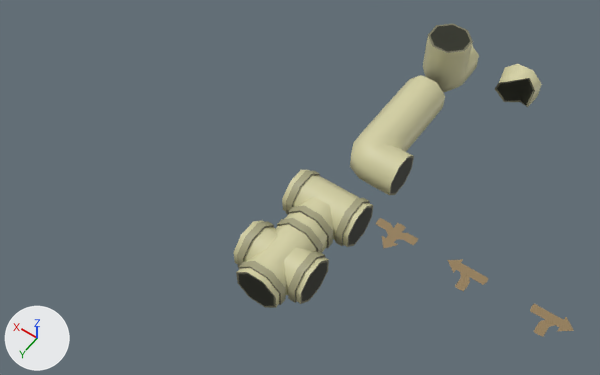
The FBX model Assets/Art/Models/Structures/Pipes/DisposalPipes.fbx as it was, and as the next commit left it.
Before and after are seen from a camera (50 mm lens) standing at (-3.41, 6.38, 7.86) and looking at (0.59, 0.77, -0.95). Lighting does not change. The marker at lower left points along +X, +Y and +Z. Where no turn or scale is listed for an object, it has been applied to the vertices.

In view in the first picture: 'DisposalPipeBroken', 'DisposalPipeI', 'DisposalPipeL', 'DisposalPipeT', 'DisposalPipeTArrowEast', 'DisposalPipeTArrowSouth', 'DisposalPipeTArrowWest', 'DisposalPipeVertical', 'DisposalPipeX'.
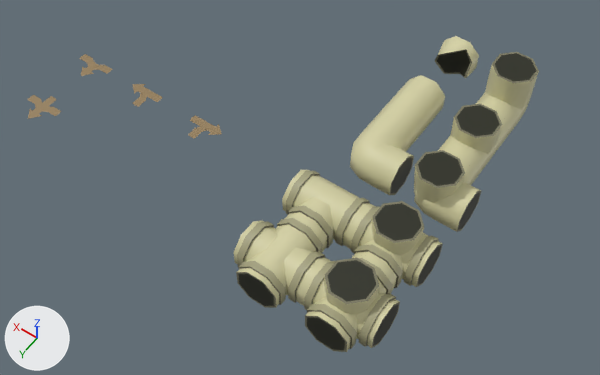
The newer file is also turned or shifted as a whole; pictures and numbers use the older file's frame.

Location of each change, (x1, y1, x2, y2) in pixels of the pictures (600 x 375 px; the box of a moved part takes in the faces that stretch with it):
'DisposalPipeXVertical', added
    after: (301, 255, 400, 352)
'DisposalPipeVertical', moved, turned
    before: (423, 24, 479, 93)
    after: (476, 52, 539, 137)
'DisposalPipeTVertical', added
    after: (347, 201, 443, 290)
'DisposalPipeLVertical', added
    after: (414, 150, 481, 232)
'DisposalPipeIVertical', added
    after: (438, 104, 510, 183)
'DisposalPipeBroken', mesh moved
    before: (495, 64, 542, 107)
    after: (435, 36, 479, 78)
'DisposalPipeTArrowEast', mesh moved
    before: (530, 304, 574, 337)
    after: (188, 115, 222, 139)
'DisposalPipeTArrowSouth', reshaped (21% narrower, 28% shorter)
    before: (376, 218, 418, 249)
    after: (79, 54, 112, 76)
'DisposalPipeTArrowWest', mesh moved
    before: (448, 259, 488, 292)
    after: (132, 84, 162, 107)
'DisposalPipeTArrow4Way', added (brown)
    after: (27, 95, 61, 119)
part 1 of me_plane_018, moved or reshaped
    before: (376, 218, 393, 234)
    after: (79, 54, 94, 66)
part 2 of me_plane_018, moved or reshaped
    before: (397, 233, 418, 245)
    after: (94, 65, 112, 74)
part 3 of me_plane_018, moved or reshaped
    before: (382, 236, 398, 249)
    after: (81, 67, 94, 76)
part 4 of me_plane_018, moved or reshaped
    before: (386, 223, 406, 242)
    after: (86, 62, 99, 72)

Patch to the scene script:
```diff
--- a/Assets/Art/Models/Structures/Pipes/DisposalPipes.fbx.py
+++ b/Assets/Art/Models/Structures/Pipes/DisposalPipes.fbx.py
@@ me_piperedunderbroken_013 @@
 me_piperedunderbroken_013.from_pydata(...)  # 33 vertices, 33 faces; spans x -0.29..0.29, y -0.5..-0.155, z -0.975..-0.384
+# me_piperedunderbroken_013 part 5: the whole mesh is moved by (1.0, 0.0, 0.0)
 me_piperedunderbroken_013.materials.append(mat_palette05)
@@ me_plane_015 @@
 me_plane_015.from_pydata(...)  # 20 vertices, 10 faces; spans x -0.221..0.3, y -0.118..0.276, z -0.392
+# me_plane_015 part 6: the whole mesh is moved by (5.0, 0.0, 0.0)
 me_plane_015.materials.append(mat_palette05)
@@ me_plane_017 @@
 me_plane_017.from_pydata(...)  # 20 vertices, 10 faces; spans x -0.3..0.221, y -0.118..0.276, z -0.392
+# me_plane_017 part 7: the whole mesh is moved by (5.0, 0.0, 0.0)
 me_plane_017.materials.append(mat_palette05)
@@ me_plane_018 @@
 me_plane_018.from_pydata(...)  # 29 vertices, 14 faces; spans x -0.276..0.276, y -0.132..0.3, z -0.392
+# me_plane_018 part 1: the loose piece of 9 vertices spanning x 0.057..0.276, y -0.063..0.098, z -0.392 is moved by (5.0, 0.0, 0.0)
+# me_plane_018 part 2: the loose piece of 9 vertices spanning x -0.276..-0.057, y -0.063..0.098, z -0.392 is moved by (5.0, 0.0, 0.0)
+# me_plane_018 part 3: all 8 vertices in x -0.118..0.118, y 0.151..0.3, z -0.392 are moved by (5.0, 0.0, 0.0)
+# me_plane_018 part 4: the 1 vertex in x 0.0, y -0.132, z -0.392 is moved by (5.0, 0.12, 0.0)
 me_plane_018.materials.append(mat_palette05)
@@ ob_disposalpipevertical @@
 ob_disposalpipevertical = bpy.data.objects.new('DisposalPipeVertical', me_piperedunderbent_002)
-ob_disposalpipevertical.location = (0.0, -2.0, -0.67)
-ob_disposalpipevertical.rotation_euler = (1.571, 0.0, 0.0)  # degrees (90, 0, 0)
+ob_disposalpipevertical.location = (-1.0, -2.0, -0.67)
+ob_disposalpipevertical.rotation_euler = (1.571, 0.0, 3.142)  # degrees (90, 0, 180)
@@ ob_disposalpipeivertical @@
+ob_disposalpipeivertical = bpy.data.objects.new('DisposalPipeIVertical', me_disposalpipeivertical)  # 56 vertices, 43 faces; spans x -0.29..0.29, y -0.5..0.5, z -0.97..-0.18; in mat_palette05 (picture img_palette05_png)
+ob_disposalpipeivertical.location = (-1.001, -1.0, -0.005)
@@ ob_disposalpipetarrow4way @@
+ob_disposalpipetarrow4way = bpy.data.objects.new('DisposalPipeTArrow4Way', me_disposalpipetarrow4way)  # 29 vertices, 14 faces; spans x -0.276..0.276, y -0.192..0.3, z -0.392; in mat_palette05 (picture img_palette05_png)
+ob_disposalpipetarrow4way.location = (4.0, 2.0, 0.0)
@@ ob_disposalpipexvertical @@
+ob_disposalpipexvertical = bpy.data.objects.new('DisposalPipeXVertical', me_disposalpipexvertical)  # 232 vertices, 173 faces; spans x -0.5..0.5, y -0.5..0.5, z -0.992..-0.18; in mat_palette05 (picture img_palette05_png)
+ob_disposalpipexvertical.location = (-1.0, 2.0, -0.005)
@@ ob_disposalpipelvertical @@
+ob_disposalpipelvertical = bpy.data.objects.new('DisposalPipeLVertical', me_disposalpipelvertical)  # 92 vertices, 79 faces; spans x -0.5..0.29, y -0.5..0.29, z -0.975..-0.184; in mat_palette05 (picture img_palette05_png)
+ob_disposalpipelvertical.location = (-1.001, 0.0, -0.001)
@@ ob_disposalpipetvertical @@
+ob_disposalpipetvertical = bpy.data.objects.new('DisposalPipeTVertical', me_disposalpipetvertical)  # 176 vertices, 132 faces; spans x -0.5..0.5, y -0.312..0.5, z -0.992..-0.18; in mat_palette05 (picture img_palette05_png)
+ob_disposalpipetvertical.location = (-1.0, 1.0, -0.005)
```
